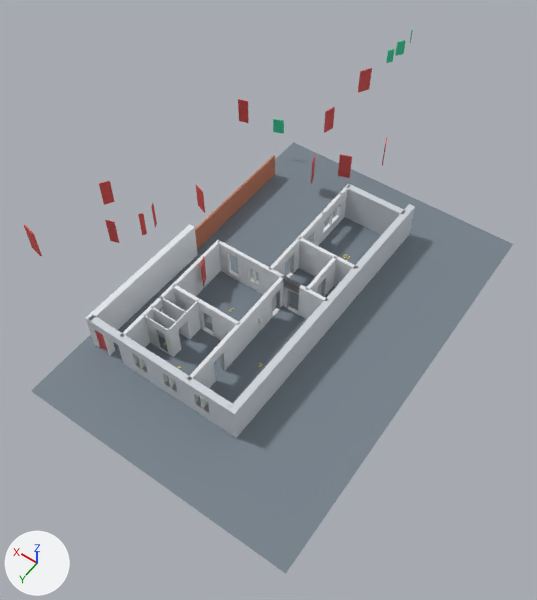
Two versions of the glTF model foldszint_v3_frames.glb, one commit apart.
Both versions are drawn from a camera (50 mm lens) standing at (-13.0, 13.9, 41.5) and looking at (7.0, -14.1, -2.7). The lights are fixed; the arrows at lower left show +X, +Y and +Z. The picture after the commit comes second. Where no turn or scale is listed for an object, it has been applied to the vertices.

Names of what the first picture shows: 'Brick fence_path234_0', 'Door_path280_0_-1', 'Door_path280_0_-1.001', 'Door_path280_0_1', 'Door_path282_0_-1', 'Door_path290_0_1', 'Door_path292_0_-1', 'Door_path292_0_-1.001', 'Door_path300_0_-1', 'Door_path300_0_1.001', 'Door_path300_0_1.002', 'Door_path308_0_1', 'Ground floor slab', 'Street gate leaf 1.001', 'Wall_path218_0_92.423203', 'Wall_path226_0', 'Wall_path232_0', 'Wall_path262_0', 'Wall_path262_1', 'Wall_path270_0', 'Wall_path378_3', 'Window_path320_0_-1', 'Window_path320_0_1', 'Window_path320_0_1.001' and 56 more.
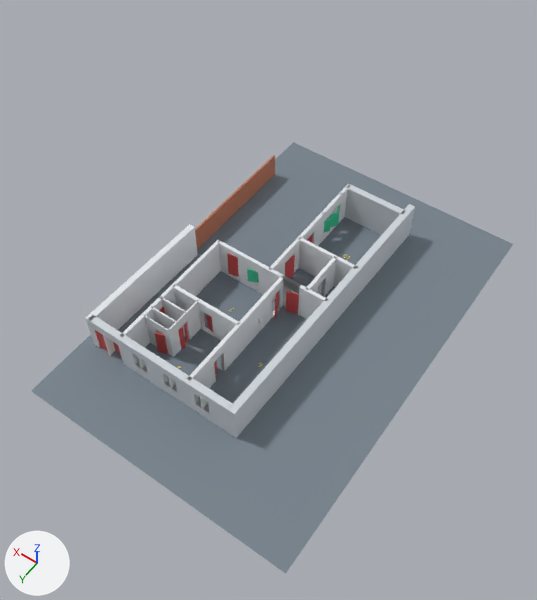
The change, as a list of edits to the scene's bpy script:
```text
Change ob_door_path280_0__1:
    ob_door_path280_0__1.location: (16.37, -11.46, 2.15) -> (8.14, -5.81, 1.08)
Change ob_door_path280_0_1:
    ob_door_path280_0_1.location: (20.76, -12.35, 2.15) -> (10.4, -6.19, 1.08)
Change ob_door_path282_0__1:
    ob_door_path282_0__1.location: (17.55, -9.56, 2.3) -> (8.94, -4.69, 1.15)
Change ob_door_path290_0_1:
    ob_door_path290_0_1.location: (10.01, -10.56, 2.07) -> (5.14, -5.48, 1.03)
Change ob_door_path292_0__1:
    ob_door_path292_0__1.location: (14.59, -15.94, 2.17) -> (7.52, -8.06, 1.08)
Change ob_door_path300_0__1:
    ob_door_path300_0__1.location: (7.71, -25.3, 2.15) -> (3.85, -12.55, 1.08)
Change ob_door_path308_0_1:
    ob_door_path308_0_1.location: (12.15, -35.71, 2.13) -> (6.22, -17.61, 1.07)
Change ob_door_path280_0__1_001:
    ob_door_path280_0__1_001.location: (16.44, -12.76, 1.95) -> (8.21, -6.39, 0.97)
Change ob_door_path300_0_1_001:
    ob_door_path300_0_1_001.location: (11.75, -29.35, 2.15) -> (5.82, -14.9, 1.08)
Change ob_door_path300_0_1_002:
    ob_door_path300_0_1_002.location: (9.55, -23.62, 2.15) -> (4.69, -11.82, 1.08)
Change ob_door_path292_0__1_001:
    ob_door_path292_0__1_001.location: (17.61, -25.39, 2.89) -> (9.01, -12.64, 1.45)
Change ob_window_path320_0__1:
    ob_window_path320_0__1.location: (11.6, -40.81, 2.82) -> (5.67, -20.57, 1.41)
Change ob_window_path320_0_1:
    ob_window_path320_0_1.location: (14.08, -25.38, 3.01) -> (7.24, -12.63, 1.51)
Change ob_window_path320_0_1_001:
    ob_window_path320_0_1_001.location: (11.69, -39.15, 2.86) -> (5.76, -19.7, 1.43)
Change ob_street_gate_leaf_1_001:
    ob_street_gate_leaf_1_001.location: (21.7, -5.69, 2.11) -> (11.13, -2.95, 1.06)
```

What differs and where, as boxes [x1, y1, x2, y2] in the pictures (537 x 600 px):
'Door_path300_0_-1', moved: before [338, 154, 352, 178]; after [286, 291, 299, 314]
'Door_path292_0_-1.001', moved: before [238, 99, 249, 123]; after [227, 253, 239, 277]
'Door_path282_0_-1', moved: before [105, 220, 119, 243]; after [155, 332, 168, 354]
'Door_path300_0_1.001', moved: before [324, 107, 335, 133]; after [285, 256, 295, 278]
'Door_path308_0_1', moved (mostly hidden afterwards): before [358, 68, 372, 93]; after [307, 234, 313, 243]
'Door_path280_0_1', moved (mostly hidden afterwards): before [99, 180, 115, 205]; after [159, 307, 165, 314]
'Window_path320_0_1', moved: before [273, 119, 284, 133]; after [247, 269, 259, 283]
'Window_path320_0_-1', moved: before [395, 40, 406, 56]; after [329, 211, 339, 227]
'Door_path292_0_-1', moved: before [196, 184, 205, 213]; after [206, 314, 213, 332]
'Street gate leaf 1.001', moved (mostly hidden afterwards): before [24, 225, 42, 256]; after [113, 342, 121, 355]
'Door_path280_0_-1', moved: before [138, 213, 147, 235]; after [178, 328, 186, 349]
'Window_path320_0_1.001', moved: before [386, 49, 395, 63]; after [323, 219, 331, 233]
'Door_path300_0_1.002', moved: before [311, 154, 315, 183]; after [275, 291, 279, 319]
'Door_path290_0_1', moved: before [201, 256, 206, 286]; after [214, 361, 217, 375]
'Door_path280_0_-1.001', moved: before [151, 203, 157, 227]; after [184, 323, 189, 344]
